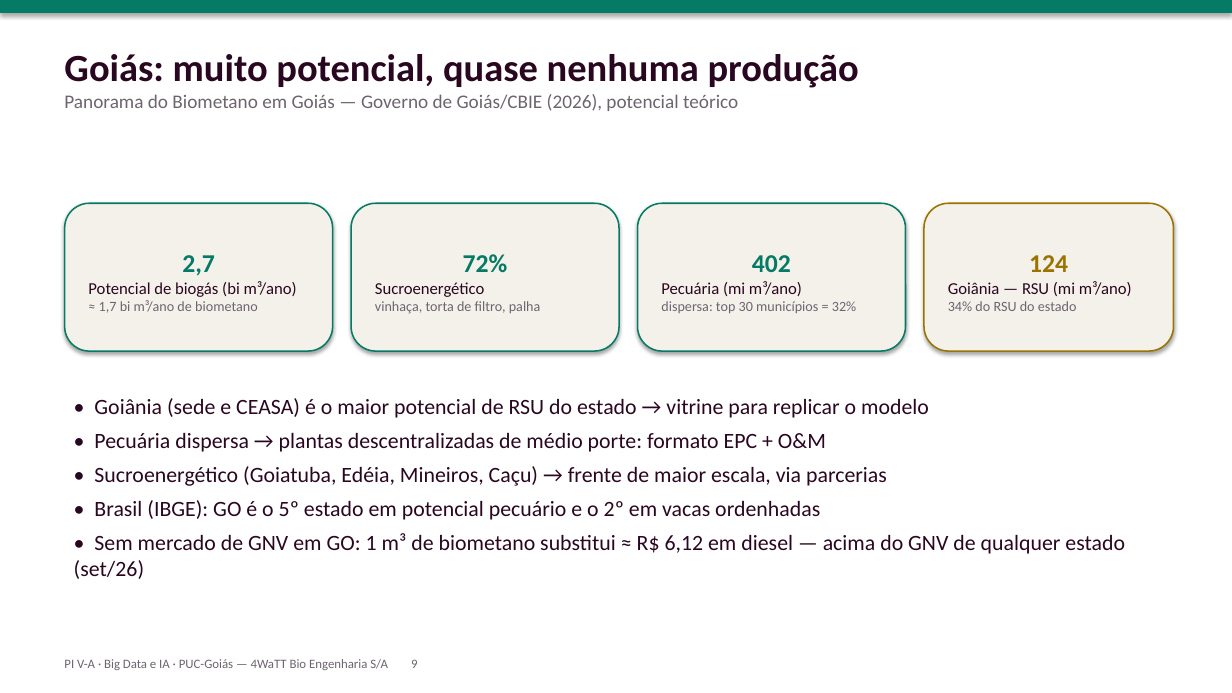
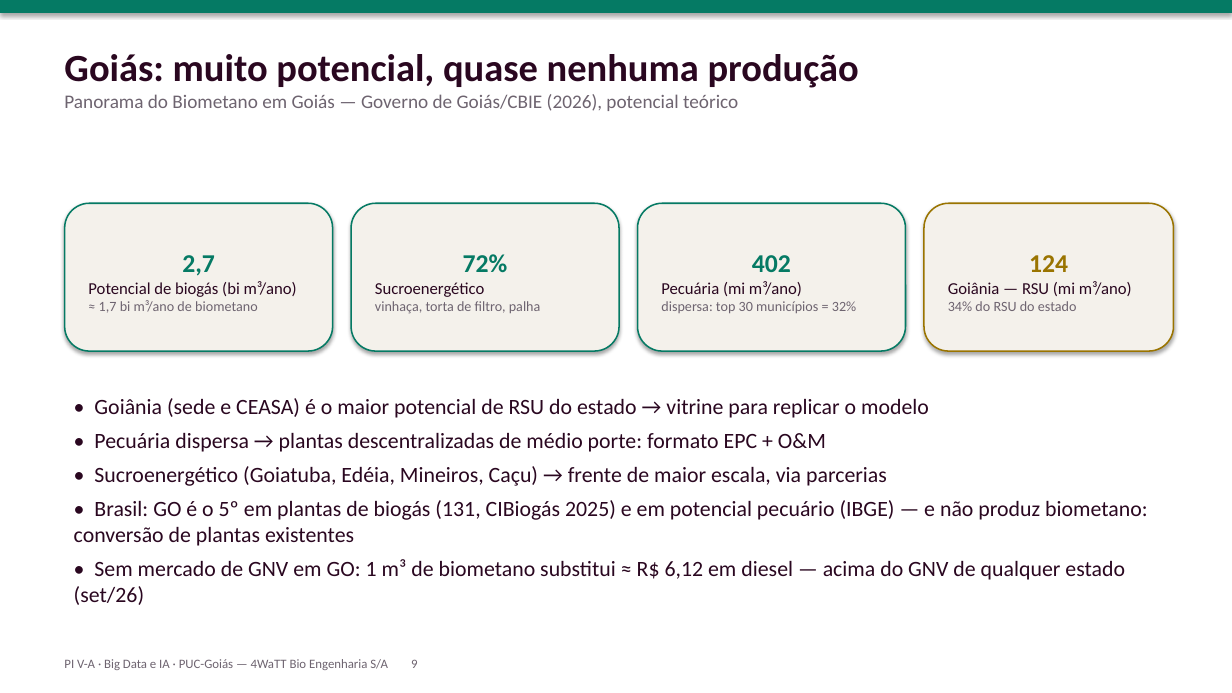
Before and after one commit to NathanC16/Radar-Econ-mico-do-Biometano, a slide deck: slide 9 of apresentacao/apresentacao_oral.pptx. Drawn at 1232x693 pixels with LibreOffice and Linux fonts; fonts in the diff are those of the drawing. Boxes give left, top, right and bottom in pixels: in the first picture for what was removed or moved away, otherwise in the second. Text is boxed around its words. In the diff, an @@ line names an element or a change of style, - is before the commit and + after.

Commit message:
Nova fonte: CIBiogás (plantas de biogás por estado e no Brasil, Panoramas 2023–2025)

```diff
--- a/apresentacao/apresentacao_oral.pptx
+++ b/apresentacao/apresentacao_oral.pptx
@@ text at bbox=[74, 500, 1148, 546]: text changed @@
-• Brasil (IBGE): GO é o 5º estado em potencial pecuário e o 2º em vacas ordenhadas
+• Brasil: GO é o 5º em plantas de biogás (131, CIBiogás 2025) e em potencial pecuário (IBGE) — e não produz biometano: conversão de plantas existentes
```
Also in this commit, not shown: 3 other slides changed, 15 other files.
